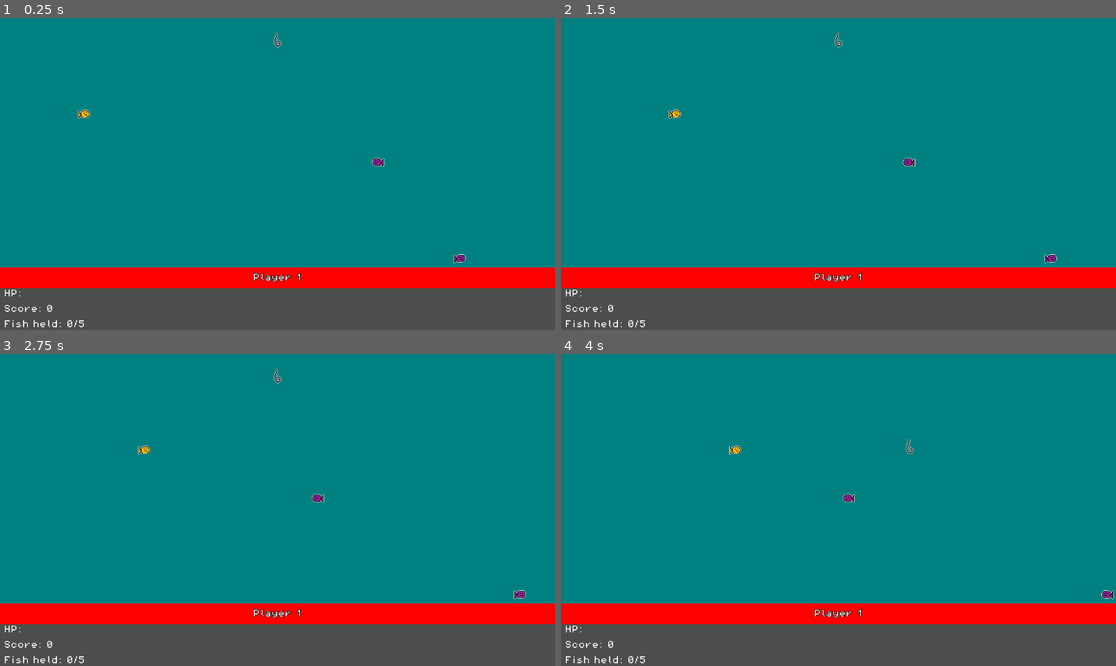
Above: before the commit, frames 1-4 (two rows, left to right).
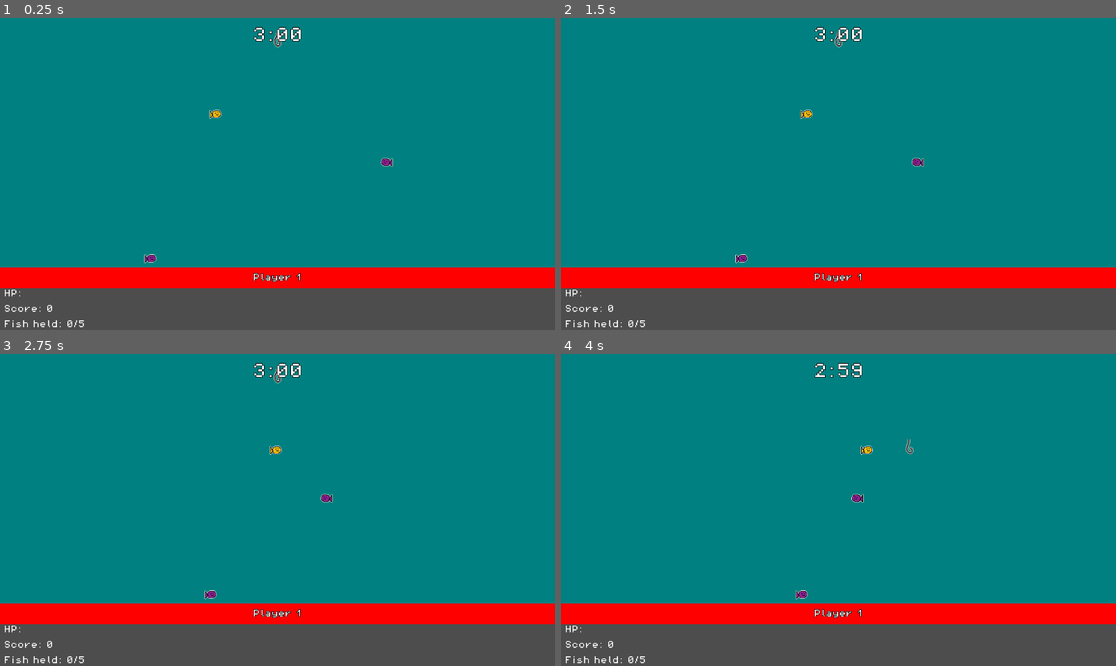
Above: after the commit, the same moments.

Repository: thebigpig905/tsa-game
Game: Godot game, scene res://Scenes/game.tscn
Same seed, same stepped clock (60 frames per second), same inputs: the game is played once before the commit and once after it. This scene is started directly instead of the project's main scene.
Inputs (mouse positions are in pixels of both pictures, inside the frame that each line leads up to):
- Up to frame 1 (0.25 s): no input
- Up to frame 2 (1.5 s): move the mouse to (960, 158) at 0.52 s; tap Keypad 0 (0) at 0.6 s; click (960, 158) at 0.8 s; move the mouse to (727, 189) at 1.27 s; click (727, 189) at 1.35 s
- Up to frame 3 (2.75 s): tap Keypad 0 (0) at 1.55, 2.1 s; move the mouse to (333, 441) at 2.02 s; click (333, 441) at 2.3 s
- Up to frame 4 (4 s): move the mouse to (810, 572) at 2.77 s; click (810, 572) at 2.85 s; tap Keypad 0 (0) at 3.05, 3.6 s; move the mouse to (1005, 556) at 3.52 s; click (1005, 556) at 3.8 s

The runs differ from the first frame. In frame 1, 0.5% of the frame differs, in the area x 13-84%, y 2-79%; in frame 2, 0.5%; in frame 3, 0.5%; in frame 4, 0.5%.

Commit message:
Added timer and end screen

Diff:
--- /dev/null
+++ b/Scenes/end_name.tscn
@@ -0,0 +1,54 @@
+[gd_scene load_steps=2 format=3 uid="uid://babsvd5t60tjx"]
+
+[ext_resource type="Script" path="res://Scripts/Game/end_name.gd" id="1_ierx5"]
+
+[node name="EndName" type="CenterContainer"]
+offset_right = 900.0
+offset_bottom = 80.0
+script = ExtResource("1_ierx5")
+
+[node name="HBoxContainer" type="HBoxContainer" parent="."]
+custom_minimum_size = Vector2(0, 80)
+layout_mode = 2
+theme_override_constants/separation = 0
+
+[node name="background" type="ColorRect" parent="HBoxContainer"]
+custom_minimum_size = Vector2(300, 80)
+layout_mode = 2
+color = Color(0.462291, 0.462291, 0.462291, 1)
+
+[node name="PlayerName" type="Label" parent="HBoxContainer/background"]
+layout_mode = 0
+offset_right = 300.0
+offset_bottom = 80.0
+theme_override_font_sizes/font_size = 32
+text = "Player 1"
+horizontal_alignment = 1
+vertical_alignment = 1
+
+[node name="ScoreBG" type="ColorRect" parent="HBoxContainer"]
+custom_minimum_size = Vector2(600, 0)
+layout_mode = 2
+color = Color(0.446777, 0.446777, 0.446777, 1)
+
+[node name="HBoxContainer" type="HBoxContainer" parent="HBoxContainer/ScoreBG"]
+custom_minimum_size = Vector2(600, 80)
+layout_mode = 0
+offset_right = 300.0
+offset_bottom = 40.0
+
+[node name="MarginContainer" type="MarginContainer" parent="HBoxContainer/ScoreBG/HBoxContainer"]
+layout_mode = 2
+theme_override_constants/margin_left = 8
+
+[node name="Score" type="Label" parent="HBoxContainer/ScoreBG/HBoxContainer/MarginContainer"]
+custom_minimum_size = Vector2(512, 0)
+layout_mode = 2
+theme_override_font_sizes/font_size = 32
+text = "Score: 900000000000"
+
+[node name="Place" type="Label" parent="HBoxContainer/ScoreBG/HBoxContainer"]
+custom_minimum_size = Vector2(30, 16)
+layout_mode = 2
+theme_override_font_sizes/font_size = 32
+text = "#1"
--- /dev/null
+++ b/Scenes/end_screen.tscn
@@ -0,0 +1,11 @@
+[gd_scene load_steps=2 format=3 uid="uid://dwom7mgyelysk"]
+
+[ext_resource type="Script" path="res://Scripts/Game/end_screen.gd" id="1_2einq"]
+
+[node name="EndScreen" type="CenterContainer"]
+offset_right = 40.0
+offset_bottom = 40.0
+script = ExtResource("1_2einq")
+
+[node name="VBoxContainer" type="VBoxContainer" parent="."]
+layout_mode = 2
--- a/Scenes/game.tscn
+++ b/Scenes/game.tscn
@@ -13,3 +13,16 @@
 
 [node name="End" type="Timer" parent="."]
 one_shot = true
+
+[node name="Time" type="Label" parent="."]
+z_index = 2
+layout_mode = 0
+offset_right = 40.0
+offset_bottom = 16.0
+theme_override_constants/outline_size = 4
+theme_override_font_sizes/font_size = 32
+text = "Timer"
+horizontal_alignment = 1
+vertical_alignment = 1
+
+[connection signal="timeout" from="End" to="." method="_on_end_timeout"]
--- a/Scenes/line_edit.tscn
+++ b/Scenes/line_edit.tscn
@@ -6,3 +6,4 @@
 placeholder_text = "Enter Name"
 max_length = 8
 expand_to_text_length = true
+clear_button_enabled = true
--- /dev/null
+++ b/Scripts/Game/end_name.gd
@@ -0,0 +1,11 @@
+extends CenterContainer
+var plr:int
+var loaded:int
+
+# Called when the node enters the scene tree for the first time.
+func _ready() -> void:
+
+	$HBoxContainer/background/PlayerName.text = Global.playerNames[plr]
+	$HBoxContainer/background.color = Global.colors[Global.col[plr]]
+	$HBoxContainer/ScoreBG/HBoxContainer/Score.text = "Score: " + str(Global.scores[plr])
+	$HBoxContainer/ScoreBG/HBoxContainer/Place.text ="#" + str(loaded + 1)
--- /dev/null
+++ b/Scripts/Game/end_screen.gd
@@ -0,0 +1,34 @@
+extends CenterContainer
+var sort = []
+var plrs = []
+
+# Called when the node enters the scene tree for the first time.
+func _ready() -> void:
+	size = Global.screen
+	for i in Global.players:
+		if i == 0:
+			sort.append(Global.scores[i])
+			plrs.append(0)
+		else:
+			for k in sort.size():
+				if Global.scores[i] > sort[k]:
+					sort.insert(k , Global.scores[i])
+					plrs.insert(k , i)
+					break
+				if k == sort.size() - 1:
+					sort.append(Global.scores[i])
+					plrs.append(i)
+	print(plrs)
+	for i in Global.players:
+		var plr = Global.endPlr.instantiate()
+		plr.loaded = i
+		plr.plr = plrs[i]
+		$VBoxContainer.add_child(plr)
+	var btns = Global.menuBtnScn.instantiate()
+	btns.btnName = "Main Menu"
+	btns.connect("clicked" , Callable(self , "_on_btn_clicked"))
+	$VBoxContainer.add_child(btns)
+
+
+func _on_btn_clicked(btn):
+	get_tree().reload_current_scene()
--- a/Scripts/Game/game.gd
+++ b/Scripts/Game/game.gd
@@ -2,8 +2,13 @@
 var paused: bool = false
 var lvlSize: Vector2
 var levels = []
+@onready var time: Label = $Time
+var started = false
+var finished = false
 
 func _ready() -> void:
+	time.size.x = Global.screen.x
+	time.position.y = 20
 	Global.scores = []
 	lvlSize = Global.screen / Vector2(Global.players , 1)
 	lvlSize.y *= 0.85
@@ -22,17 +27,45 @@
 	add_child(score)
 	$Start.start()
 	$End.wait_time = Global.settings["timer"]
+	if Global.settings["timer"] / 60 != 0:
+		time.text = str(Global.settings["timer"] / 60) + ":"
+	else:
+		time.text = ""
+	if Global.settings["timer"] % 60 < 10:
+		time.text += "0" + str(Global.settings["timer"] % 60)
+	else:
+		time.text += str(Global.settings["timer"] % 60)
+	await $Start.timeout
+	$End.start()
+	started = true
 
 func _process(delta: float) -> void:
-	if Input.is_action_just_pressed("esc"):
-		if paused:
-			paused = false
-			if get_child(-1).name == "Menu":
-				var remove = get_child(-1)
-				remove_child(remove)
-				remove.queue_free()
+	if started:
+		if floor($End.time_left / 60) != 0:
+			time.text = str(floor($End.time_left / 60)) + ":"
 		else:
-			paused = true
-			var menu = Global.menu.instantiate()
-			menu.type = "playing"
-			add_child(menu)
+			time.text = ""
+		if floori($End.time_left) % 60 < 10:
+			time.text += "0" + str(floori($End.time_left) % 60)
+		else:
+			time.text += str(floori($End.time_left) % 60)
+	if !finished:
+		if Input.is_action_just_pressed("esc"):
+			if paused:
+				paused = false
+				if get_child(-1).name == "Menu":
+					var remove = get_child(-1)
+					remove_child(remove)
+					remove.queue_free()
+			else:
+				paused = true
+				var menu = Global.menu.instantiate()
+				menu.type = "playing"
+				add_child(menu)
+
+
+
+func _on_end_timeout() -> void:
+	finished = true
+	paused = true
+	add_child(Global.endScreen.instantiate())
--- a/Scripts/Game/level.gd
+++ b/Scripts/Game/level.gd
@@ -11,9 +11,13 @@
 @onready var top: StaticBody2D = $SubViewportContainer/SubViewport/Top
 @onready var bottom: StaticBody2D = $SubViewportContainer/SubViewport/Bottom
 var prev:Vector2 = Vector2(1 , 1)
+var level:int = 1
+var fish_left:int = 0
 
 var len = 1000
 var maxY:int
+
+var fishes = []
 
 
 func _ready() -> void:
@@ -39,16 +43,7 @@
 	bottom.get_child(0).scale.x = lvlsize.x / 10
 	bottom.position.x = lvlsize.x / 2
 	bottom.position.y = background.size.y + 5
-	for i in (maxY - 200) / 100:
-		if randi_range(0 , 2) > 0:
-			var newFish = Global.item.instantiate()
-			newFish.type = "fish"
-			if Global.settings["powerups"] == true:
-				if randi_range(1 , 16) == 3:
-					newFish.type = "power"
-			newFish.position.x = randi_range(10 , lvlsize.x - 10)
-			newFish.position.y = (100 * i) + 200
-			$SubViewportContainer/SubViewport.add_child(newFish)
+	create_fishes()
 	await get_parent().get_child(0).timeout
 	playing = true
 	player.dir = Vector2(1 , 1)
@@ -56,6 +51,14 @@
 
 
 func _process(delta: float) -> void:
+	if get_parent().paused == true:
+		player.p = 0
+		for i in fishes:
+			i.p = 0
+	else:
+		player.p = 1
+		for i in fishes:
+			i.p = 1
 	cam.position.y = player.position.y
 	if player.position.x >= lvlsize.x - (player.size.x / 2):
 		player.dir.x = -1
@@ -68,6 +71,10 @@
 	if player.position.y <= 0 + (player.size.y / 2):
 		player.dir.y = 1
 		Global.scores[loaded] += player.held * 100
+		if fish_left <= Global.settings["weight"] / 2:
+			fish_left = 0
+			create_fishes()
+			level += 1
 		player.held = 0
 
 
@@ -86,3 +93,23 @@
 			else:
 				if player.dir == Vector2(0 , 2):
 					player.dir = prev
+
+func create_fishes():
+	for i in $SubViewportContainer/SubViewport.get_children():
+		if i.has_method("fish"):
+			$SubViewportContainer/SubViewport.remove_child(i)
+			i.queue_free()
+	fishes.clear()
+	for i in (maxY - 200) / 100:
+		if randi_range(0 , 3) > 0:
+			fish_left += 1
+			var newFish = Global.item.instantiate()
+			newFish.type = "fish"
+			if Global.settings["powerups"] == true:
+				if randi_range(1 , 16) == 3:
+					newFish.type = "power"
+					fish_left -= 1
+			newFish.position.x = randi_range(10 , lvlsize.x - 10)
+			newFish.position.y = (100 * i) + 200
+			fishes.append(newFish)
+			$SubViewportContainer/SubViewport.add_child(newFish)
--- a/Scripts/Game/main.gd
+++ b/Scripts/Game/main.gd
@@ -1,6 +1,6 @@
 extends Node2D
 
 func _ready() -> void:
-	var mm = Global.menu.instantiate()
+	var mm = Global.menu.instantiate() #instantiates a menu on game start
 	mm.type = "main"
 	add_child(mm)
--- a/Scripts/Game/player.gd
+++ b/Scripts/Game/player.gd
@@ -6,10 +6,11 @@
 var speed = 150
 var size: Vector2 = Vector2(16 , 30)
 var plr:int
+var p = 1
 
 # Called every frame. 'delta' is the elapsed time since the previous frame.
 func _physics_process(delta: float) -> void:
-	velocity = dir * speed * ext
+	velocity = dir * speed * ext * p
 	move_and_slide()
 
 
@@ -17,9 +18,16 @@
 	if body.type == "fish":
 		if held < Global.settings["weight"]:
 			held += 1
+			get_parent().get_parent().get_parent().fish_left -= 1
+			for i in get_parent().get_parent().get_parent().fishes.size():
+				if get_parent().get_parent().get_parent().fishes[i] == body:
+					get_parent().get_parent().get_parent().fishes.remove_at(i)
+					break
 			for i in get_parent().get_children():
 				if i == body:
 					get_parent().remove_child(i)
 					i.queue_free()
+					break
+
 	if body.type == "power":
 		pass
--- a/Scripts/Game/powerup.gd
+++ b/Scripts/Game/powerup.gd
@@ -5,6 +5,7 @@
 var powers = []
 var dir:Vector2 = Vector2(0 , 0)
 var speed = 50
+var p = 1
 
 func _ready() -> void:
 	if type == "fish":
@@ -17,7 +18,7 @@
 		$Sprite2D.texture = Global.HOOK
 
 func _physics_process(delta: float) -> void:
-	velocity = speed * dir
+	velocity = speed * dir * p
 	move_and_slide()
 	if get_slide_collision_count() > 0:
 		dir *= -1
@@ -25,3 +26,5 @@
 		$Sprite2D.flip_h = true
 	elif dir.x == 1:
 		$Sprite2D.flip_h = false
+func fish(): #THIS IS NOT USELESS DO NOT DELETE
+	pass
--- a/Scripts/GlobalScripts/Global.gd
+++ b/Scripts/GlobalScripts/Global.gd
@@ -12,6 +12,8 @@
 var setting = preload("res://Scenes/settings.tscn")
 var info = preload("res://Scenes/player_info.tscn")
 var stats = preload("res://Scenes/stats.tscn")
+var endScreen = preload("res://Scenes/end_screen.tscn")
+var endPlr = preload("res://Scenes/end_name.tscn")
 
 var playerNames = ["Player 1"]
 var col = [0]
--- a/Scripts/UI/menu.gd
+++ b/Scripts/UI/menu.gd
@@ -1,32 +1,39 @@
 extends CenterContainer
 signal inputs
+#what menu to load
 var type: String
+#buttons that go with each menu type
 var buttons = {"main" : ["Play" , "Controls" , "Settings" , "Credits" , "Exit Game"] ,
 "inGame": ["Start" , "Back"] ,
 "controls": ["Player 1" , "Player 2" , "Player 3" , "Player 4" , "Back"] ,
 "playing":["Resume" , "Controls" , "Quit"] ,
 "editControls": ["Switch Directions" , "Use Item" , "Reset Controls" ,  "Back "] ,
-"settings": ["Reset" , "Back"]}
+"settings": ["Reset" , "Back"] ,
+"end": ["Main Menu"]}
+#what page was the menu first loaded on
 var prev: String
+#idfk
 var pc: int = 4
+#block button inputs
 var block = false
+#i forgor
 var new: String
 
 
 func _ready() -> void:
-	size = Global.screen
-	updateButtons()
-	prev = type
+	size = Global.screen #resize
+	updateButtons() #read it
+	prev = type #sets the first load type
 
 func _process(delta: float) -> void:
-	size = Global.screen
-func _on_btn_clicked(btn):
+	size = Global.screen #resize constantly
+func _on_btn_clicked(btn): #btn in type of button that was pressed
 	if !block:
-		match btn:
+		match btn: #runs logic for buttons on pressed
 			"Play":
-				type = "inGame"
-				addSelect(Global.players)
-				updateButtons()
+				type = "inGame" #sets the menu type so the buttons change when reloaded
+				addSelect(Global.players) #special line
+				updateButtons() #reloads menu
 			"Back":
 				type = prev
 				updateButtons()
@@ -37,15 +44,15 @@
 				type = "controls"
 				updateButtons()
 			"Start":
-				get_parent().add_child(Global.game.instantiate())
-				get_parent().remove_child(self)
+				get_parent().add_child(Global.game.instantiate()) #starts the main game
+				get_parent().remove_child(self) #removes self
 				queue_free()
 			"Resume":
 				get_parent().paused = false
 				get_parent().remove_child(self)
 				queue_free()
 			"Quit":
-				get_tree().reload_current_scene()
+				get_tree().reload_current_scene() #restarts the game
 			"Player 1":
 				pc = 0
 				type = "editControls"
@@ -81,7 +88,7 @@
 				Global.use[pc] = Global.useDef[pc]
 				updateButtons()
 			"Exit Game":
-				get_tree().quit()
+				get_tree().quit() #exits the game
 			"Settings":
 				type = "settings"
 				updateButtons()
@@ -89,35 +96,37 @@
 				for i in Global.settings:
 					Global.settings[i] = Global.settingsDef[i]
 				updateButtons()
+			"Main Menu":
+				get_tree().reload_current_scene()
 			_:
-				print("could not find button: " , btn)
+				print("could not find button: " , btn) #if button pressed does not appear in the above list, add it
 
-func _on_close(node):
-	Global.players -= 1
-	for i in $ButtonHolder/C/HButtonHolder.get_child_count():
+func _on_close(node): #removes player from selection screen
+	Global.players -= 1  #removes player grom global player var
+	for i in $ButtonHolder/C/HButtonHolder.get_child_count(): #runs through other player selections to match it
 		if $ButtonHolder/C/HButtonHolder.get_child(i) == node:
-			Global.playerNames.remove_at(i)
-			Global.col.remove_at(i)
-	for i in $ButtonHolder/C/HButtonHolder.get_children():
+			Global.playerNames.remove_at(i) #if it is matched remove the playername in that position from global var
+			Global.col.remove_at(i) #same with selected color
+	for i in $ButtonHolder/C/HButtonHolder.get_children(): #removes all player select buttons to be reloaded
 		$ButtonHolder/C/HButtonHolder.remove_child(i)
 		i.queue_free()
-	addSelect(Global.players)
+	addSelect(Global.players) #reloads player selection
 
-func _on_add():
-	Global.players += 1
-	Global.col.append(Global.players - 1)
-	Global.playerNames.append("Player " + str($ButtonHolder/C/HButtonHolder.get_child_count()))
-	for i in $ButtonHolder/C/HButtonHolder.get_children():
+func _on_add(): #add player when told to
+	Global.players += 1 #add player to global var
+	Global.col.append(Global.players - 1) #adds a default color for the player select
+	Global.playerNames.append("Player " + str($ButtonHolder/C/HButtonHolder.get_child_count())) #generates name
+	for i in $ButtonHolder/C/HButtonHolder.get_children(): #removes all player select buttons to be reloaded
 		$ButtonHolder/C/HButtonHolder.remove_child(i)
 		i.queue_free()
-	addSelect(Global.players)
+	addSelect(Global.players) #reloads player selection
 
 func updateButtons():
 	for i in $ButtonHolder.get_children():
-		if i is not CenterContainer:
-			$ButtonHolder.remove_child(i)
+		if i is not CenterContainer: #centerContainer is there for player selection screen
+			$ButtonHolder.remove_child(i) #removes all old buttons
 			i.queue_free()
-		elif i.name == "Settings":
+		elif i.name == "Settings": #remove if centerContainer is the settings scene
 			$ButtonHolder.remove_child(i)
 			i.queue_free()
 	if type != "inGame":
@@ -125,18 +134,18 @@
 			$ButtonHolder/C/HButtonHolder.remove_child(i)
 			i.queue_free()
 	if type == "settings":
-		var menu = Global.setting.instantiate()
+		var menu = Global.setting.instantiate() #if you are loading the settings page, add the settings scene
 		$ButtonHolder.add_child(menu)
-	for i in buttons[type].size():
+	for i in buttons[type].size(): #runs through the array of button names in the dictionary with the keythat is the type of menu loaded
 		var newbtn = Global.menuBtnScn.instantiate()
 		newbtn.btnName = buttons[type][i]
 		if pc < 4:
 			newbtn.alt = pc
 		$ButtonHolder.add_child(newbtn)
-		newbtn.connect("clicked" , Callable(self , "_on_btn_clicked"))
+		newbtn.connect("clicked" , Callable(self , "_on_btn_clicked")) #connects the clicked signal to the button
 
 func addSelect(num):
-	for i in clamp(num + 1 , 1 , 4):
+	for i in clamp(num + 1 , 1 , 4): #clamps at 4 because 4 is max players
 		var newbtn = Global.plrBtnScn.instantiate()
 		if i != num:
 			newbtn.playerName = Global.playerNames[i]
@@ -147,6 +156,6 @@
 		$ButtonHolder/C/HButtonHolder.add_child(newbtn)
 
 func _input(event: InputEvent) -> void:
-	if event.as_text().length() < 14:
+	if event.as_text().length() < 14: #this is for button rebinding
 		new = event.as_text()
 		inputs.emit()
--- a/Scripts/UI/menu_button.gd
+++ b/Scripts/UI/menu_button.gd
@@ -5,25 +5,25 @@
 var alt
 
 func _ready() -> void:
-	$Label.text = btnName
+	$Label.text = btnName #sets text on button to be the button name
 	if alt != null:
-		if btnName == "Switch Directions":
+		if btnName == "Switch Directions": #adds the key bound if the button is keybind button
 			$Label.text += ": " + str(Global.switch[alt])
 		if btnName == "Use Item":
 			$Label.text += ": " + str(Global.use[alt])
-	if $Label.get_line_count() > 1:
+	if $Label.get_line_count() > 1: #sets smaller font size if text is too big for button
 		$Label.add_theme_font_size_override("font_size" , 16)
 
 func _process(delta: float) -> void:
-	if Input.is_action_just_pressed("clickL"):
+	if Input.is_action_just_pressed("clickL"): #if left clicked while in the button area emit the clicked signal
 		if isin:
 			clicked.emit(btnName)
-	$Label.size = size / Vector2(2 , 2)
+	$Label.size = size / Vector2(2 , 2) #resizes text to be centered in the button
 
 
 func _on_mouse_entered() -> void:
-	isin = true
+	isin = true #sets isin when mouse enters
 
 
 func _on_mouse_exited() -> void:
-	isin = false
+	isin = false #sets isin when mouse exits
